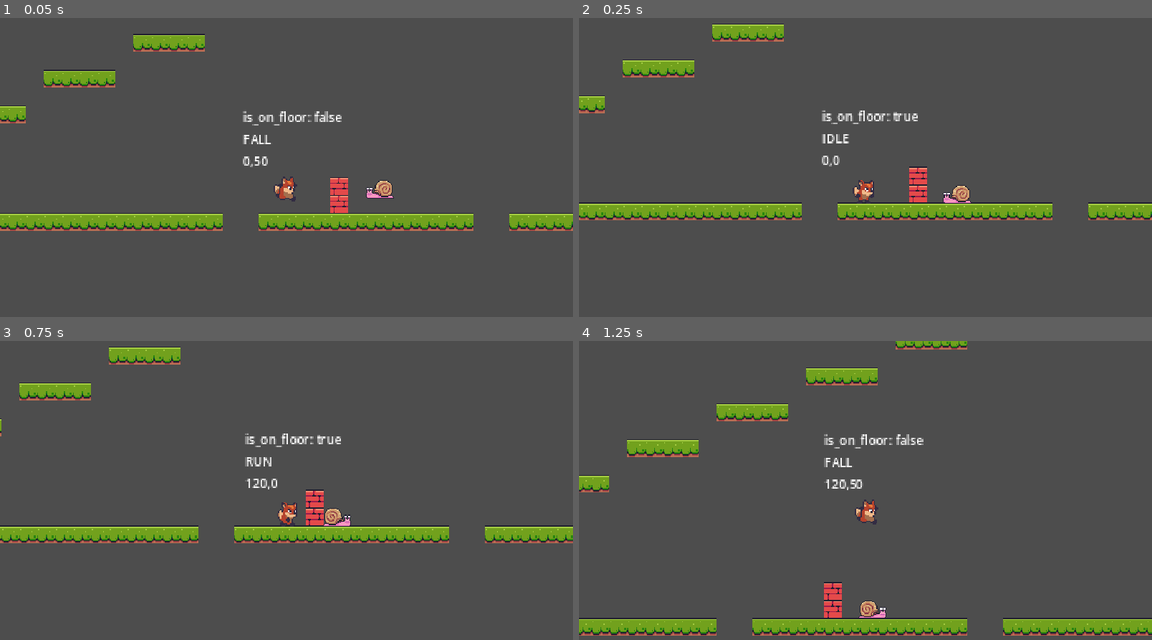
Above: before the commit, frames 1-4 (two rows, left to right).
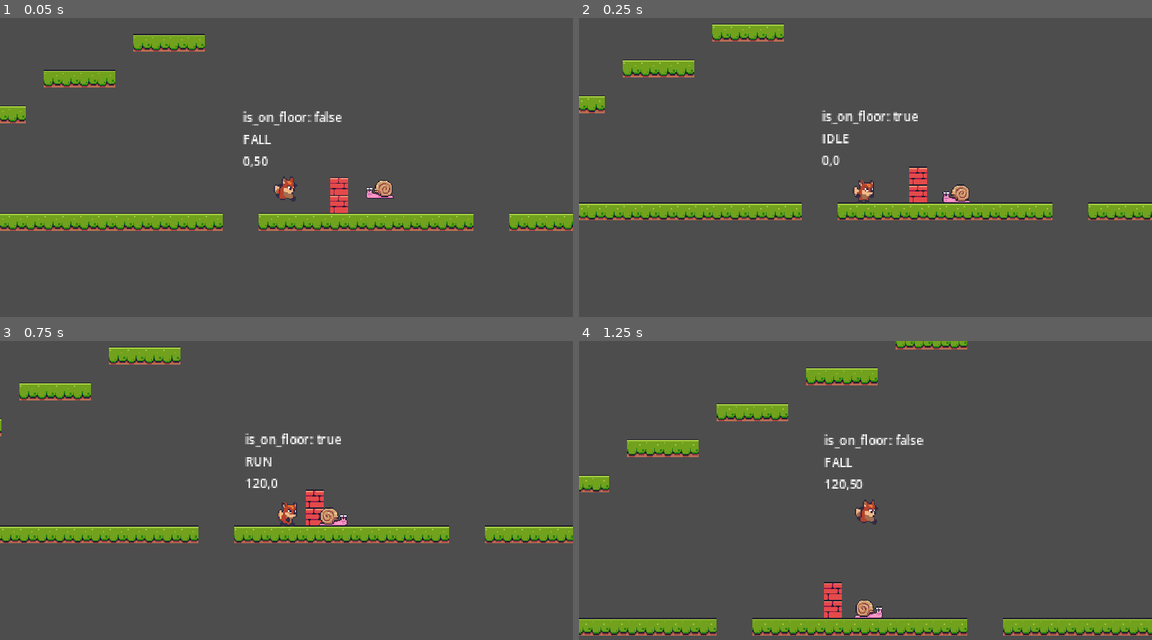
Above: after the commit, the same moments.

Repository: leobewater/godot-foxy-antics
Game: Godot game, scene res://level_base/level_base.tscn
Two runs of this game, one before a commit and one after it. Both use one fixed random seed, a clock stepped at 60 frames per second and the inputs below. The project has no main scene, so this scene is started directly.
Inputs:
- Up to frame 1 (0.05 s): no input
- Up to frame 2 (0.25 s): no input
- Up to frame 3 (0.75 s): hold Right (right) from 0.53 s (still down)
- Up to frame 4 (1.25 s): keep holding Right (right); tap Space (jump) at 0.77 s

Frame 1 is identical in both runs. In frame 2, 0.1% of the frame differs, in the area x 63-69%, y 55-62%; in frame 3, 0.2%, in the area x 55-62%, y 55-62%; in frame 4, 0.2%.

Commit message:
fix snail collision shape

Diff:
--- a/enemies/snail/snail.tscn
+++ b/enemies/snail/snail.tscn
@@ -83,7 +83,7 @@
 }]
 
 [sub_resource type="RectangleShape2D" id="RectangleShape2D_6bxea"]
-size = Vector2(20, 9)
+size = Vector2(21, 9)
 
 [node name="Snail" instance=ExtResource("1_juyf2")]
 script = ExtResource("2_3bh8d")
@@ -99,5 +99,5 @@
 target_position = Vector2(2.08165e-12, 30)
 
 [node name="CollisionShape2D" type="CollisionShape2D" parent="." index="3"]
-position = Vector2(-1, 3.5)
+position = Vector2(1.5, 4)
 shape = SubResource("RectangleShape2D_6bxea")
